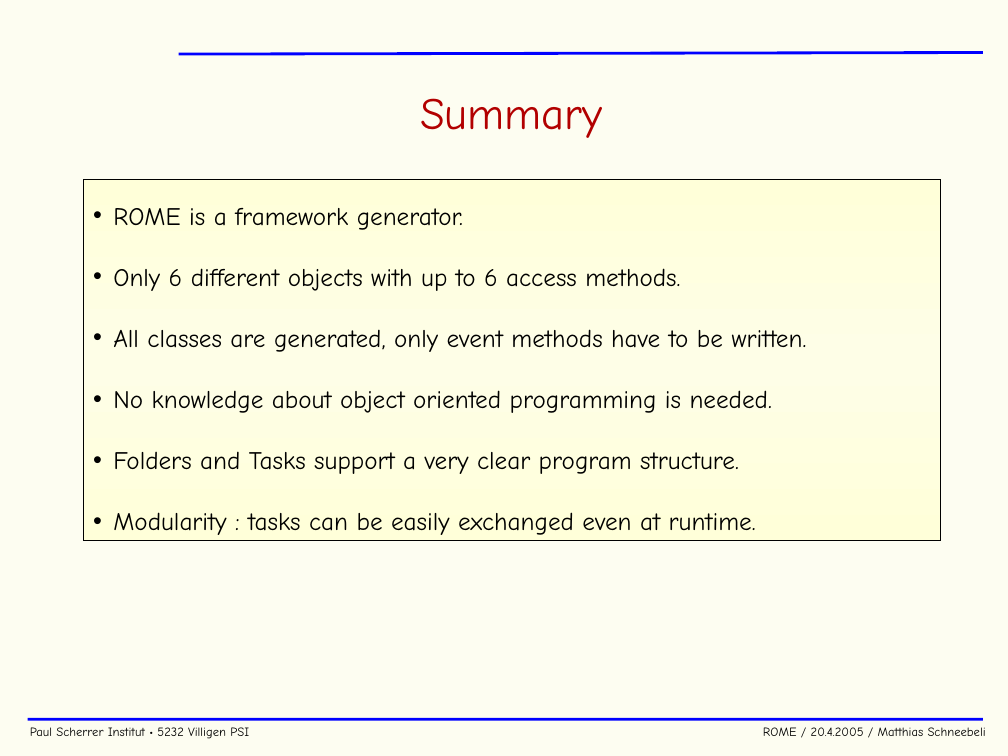
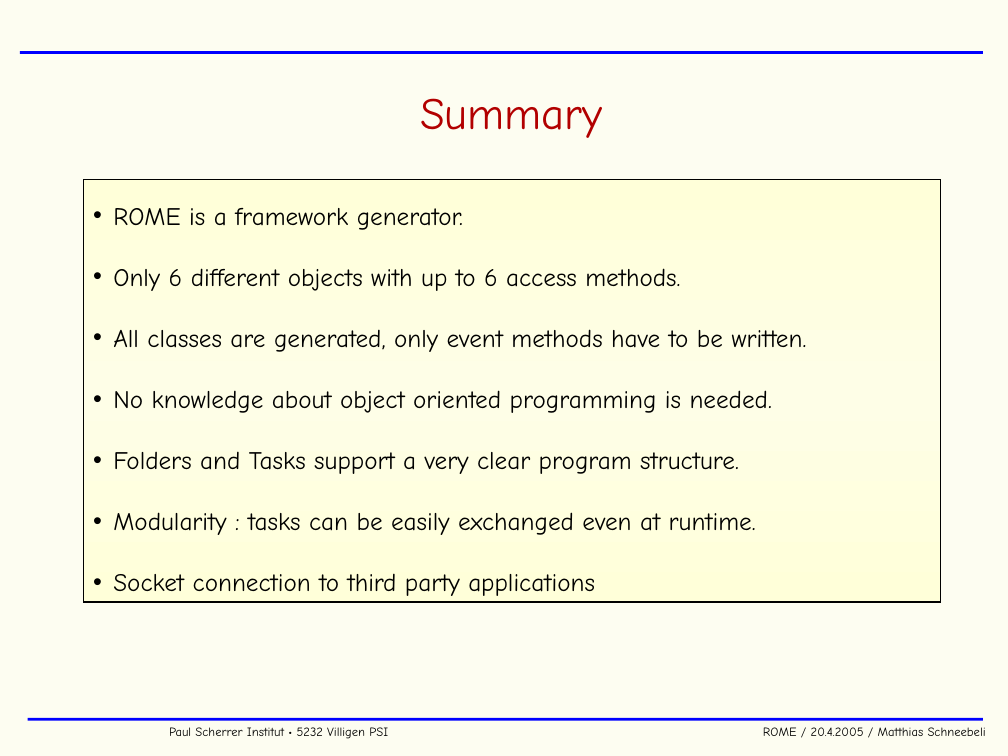
Before and after one commit to cjpl/rome, a slide deck: slide 37 of documentation/ROME.ppt (slide 38 before the commit). Drawn at 1008x756 pixels with LibreOffice and Linux fonts; fonts in the diff are those of the drawing; background and template pictures are left out. Boxes give left, top, right and bottom in pixels: in the first picture for what was removed or moved away, otherwise in the second. Text is boxed around its words. In the diff, an @@ line names an element or a change of style, - is before the commit and + after.

```diff
--- a/documentation/ROME.ppt
+++ b/documentation/ROME.ppt
@@ line moved from (178, 54) - (983, 52) to (20, 52) - (983, 52) @@
@@ rectangle "ROME is a framework generator.": place and size @@
-rectangle "ROME is a framework generator." at box(84, 179, 941, 540)
+rectangle "ROME is a framework generator." at box(84, 179, 941, 602)
@@ text in rectangle at box(113, 573, 595, 596): paragraph added @@
+• Socket connection to third party applications
@@ text "Paul Scherrer Institut • 5232 ..." rewrapped from box(30, 727, 986, 739) to box(169, 727, 986, 739) @@
```
Also in this commit, not shown: 54 other slides changed, 1 slide added, 6 other files.
